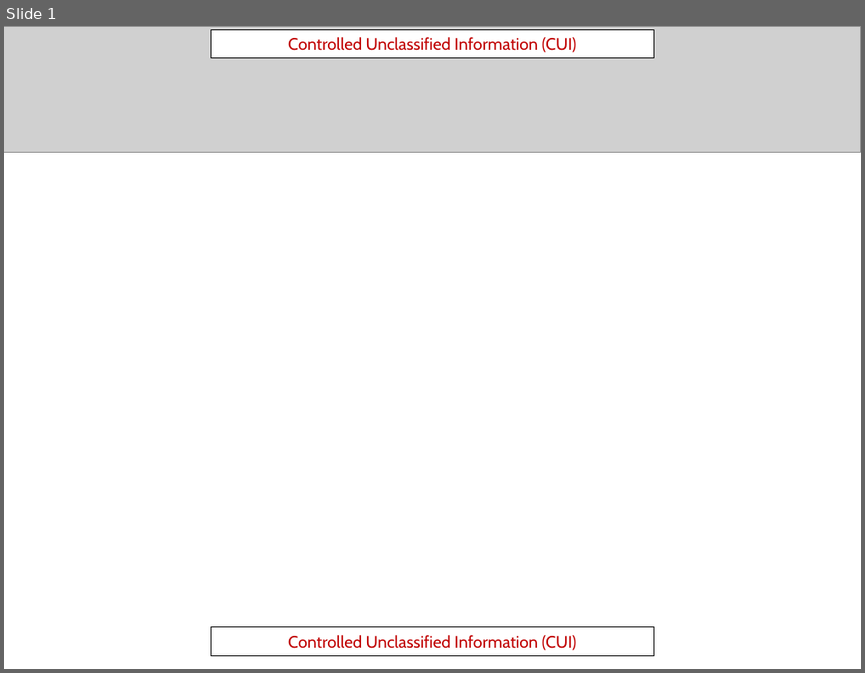
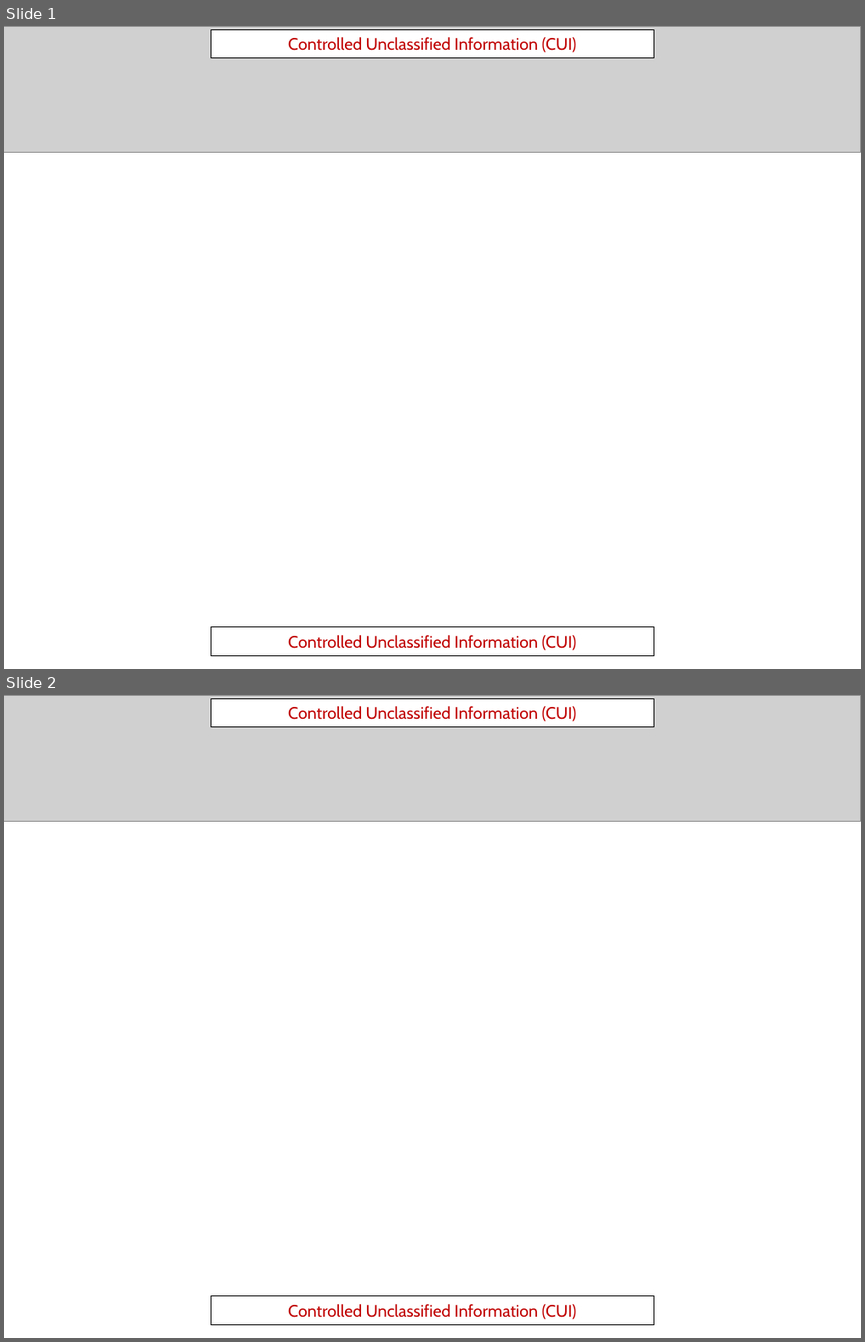
Before and after one commit to Hisha/RepairDashboard, a slide deck: templates/MonthlyReqsTemplate.pptx. Shown one above the other, each under a label of ours: slide 1 before the commit, slides 1 and 2 after it. The pictures are 865x673 and 865x1342 pixels, drawn with LibreOffice and Linux fonts; fonts in the diff are those of the drawing; grey boxes stand for pictures. Boxes give left, top, right and bottom in pixels: in the first picture for what was removed or moved away, otherwise in the second. Text is boxed around its words. In the diff, an @@ line names an element or a change of style, - is before the commit and + after.

```diff
--- a/templates/MonthlyReqsTemplate.pptx
+++ b/templates/MonthlyReqsTemplate.pptx
@@ slide 2 added at bbox=[4, 695, 861, 1338], background #FFFFFF @@
@@ picture added at bbox=[4, 695, 861, 821] @@
@@ rectangle added at bbox=[211, 698, 653, 727], fill #FFFFFF, outline #000000 0.75 pt, 14 pt, text #C00000 @@
+Controlled Unclassified Information (CUI)
@@ rectangle added at bbox=[211, 1296, 653, 1325], fill #FFFFFF, outline #000000 0.75 pt, 14 pt, text #C00000 @@
+Controlled Unclassified Information (CUI)
```
Also in this commit, not shown: 3 other slides added, 1 other file.
